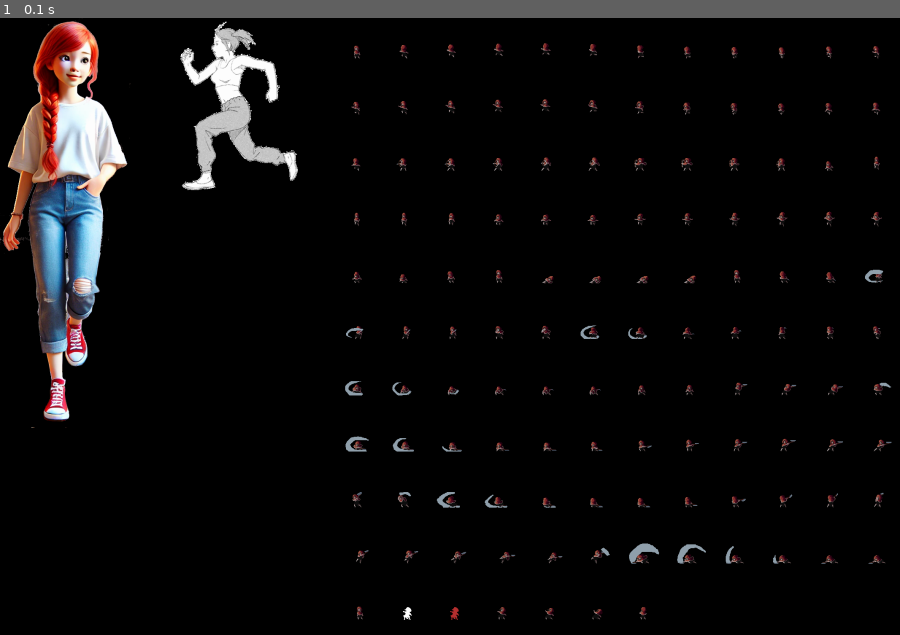
Above: before the commit, frame 1.
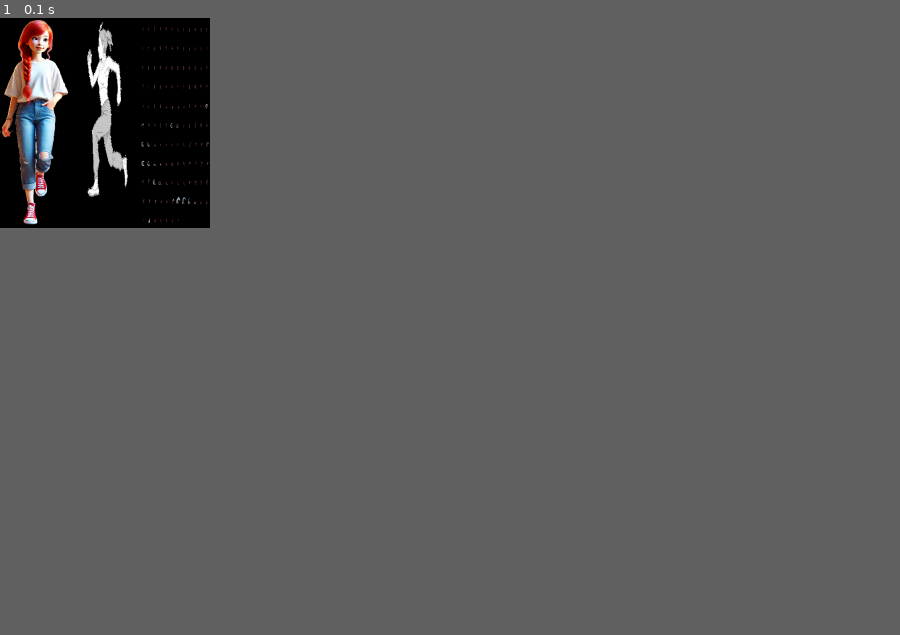
Above: after the commit, the same moment.

Repository: smer44/pygameplus
Game: pygame game, started from tests/placing/test_container_hbox_topdown.py
Same seed, same stepped clock (60 frames per second), same inputs: the game is played once before the commit and once after it.
Inputs:
- Up to frame 1 (0.1 s): no input
The window is 900x617 before the commit and 210x210 after it. Grey fills any space a smaller window leaves; there, only what the larger window draws over its background counts as a difference.

The runs differ from the first frame. In frame 1, 8.2% of the frame differs, in the area x 0-100%, y 0-98%.

Commit message:
there can be topdown or bottom up placer approaches
there can be topdown or bottom up placer approaches

Diff:
--- a/AbstractDrawable.py
+++ b/AbstractDrawable.py
@@ -5,6 +5,7 @@
 
     '''
     is_container = False
+    is_filler = False
     def __init__(self, name):
         assert isinstance(name, str)
         self.name = name
@@ -15,6 +16,26 @@
             self.dest_rect =self.placer.place(rect)
         else:
             self.dest_rect = rect
+
+    def need_scale(self,rect):
+        if self.is_filler:
+            return False
+        w0,h0 = self.get_size()
+        x,y,w,h = rect
+        return w0 != w or h0 != h
+
+
+
+
+    def place_scale_if_need(self,rect):
+        need_scale = self.need_scale(rect)
+        AbstractDrawable.place(self,rect)
+        if need_scale:
+            self.__scale__(rect[2:])
+
+
+
+
 
 
     def check_placer(self, placer):
--- a/Container.py
+++ b/Container.py
@@ -10,20 +10,23 @@
     def extend(self,*children):
         self.children.extend(children)
 
-    def place(self, rect = (0,0,0,0)):
+    #TODO - what to do if place_scale_if_need is called for container?
+
+    def place(self, rect = None):
         placer = self.placer
-        placer.place_start(rect)
+        placer.place_start(self,rect)
         for child in self.children:
-            # TODO - this is bottom-up placing approach:
-            child_size = child.get_size()
-            child_rect = placer.place_next(child_size)
-            child.place(child_rect)
+
+            placer.place_next(child)
+
         outer_rect = placer.place_finaly()
         self.dest_rect = outer_rect
 
 
+
+
     def debug_places(self):
-        return ", ".join(c.debug_places() for c in self.children)
+        return f"Container({self.dest_rect}):(" +   ", ".join(c.debug_places() for c in self.children) + ")"
 
     def get_size(self):
         return self.dest_rect[2:]
--- a/HBox.py
+++ b/HBoxBottomUp.py
@@ -1,7 +1,7 @@
 from MultiPlacer import MultiPlacer
 
 
-class HBox (MultiPlacer):
+class HBoxBottomUp (MultiPlacer):
 
     def __init__(self, name):
         MultiPlacer.__init__(self,name)
@@ -10,19 +10,24 @@
         self.xlast = None
         self.ylast = None
 
-    def place_start(self, rect):
+    def place_start(self, container,rect):
+        if rect is None:
+            rect = (0,0,0,0)
         self.rect = rect
         self.maxh = 0
         self.xlast = rect[0]
         self.ylast = rect[1]
 
 
-    def place_next(self,child_size):
+    def place_next(self,child):
+        child_size = child.get_size()
         w,h = child_size
         rect = (self.xlast, self.ylast, w,h)
         self.xlast += w
         self.maxh = max(self.maxh , h)
-        return rect
+
+        child.place(rect)
+
 
     def place_finaly(self):
         x,y,w,h = self.rect
--- /dev/null
+++ b/HBoxTopDown.py
@@ -0,0 +1,31 @@
+from MultiPlacer import MultiPlacer
+
+class HBoxTopDown (MultiPlacer):
+
+    def __init__(self, name):
+        MultiPlacer.__init__(self, name)
+        self.rect = None
+        self.xlast = None
+        self.ylast = None
+
+
+    def place_start(self, container,rect):
+        assert rect , f"HBoxTopDown : wrong {rect=}, can not be None for TopDown placer"
+        x,y,w,h = rect
+        assert w > 0 and h > 0 , f"HBoxTopDown : wront {rect=} dimentions for TopDown placer"
+        self.rect = rect
+        self.amount = len(container.children)
+        self.xlast = x
+        self.ylast = y
+        self.xstep = w / self.amount
+        self.xstepint = int(self.xstep)
+        self.h = h
+
+    def place_next(self, child):
+        rect = (int(self.xlast), self.ylast, self.xstepint, self.h)
+        self.xlast +=self.xstep
+
+        child.place_scale_if_need(rect)
+
+    def place_finaly(self):
+        return self.rect
--- a/Sprite.py
+++ b/Sprite.py
@@ -9,7 +9,7 @@
     You may define clipping of given surface by defining source_rect.
 
     '''
-
+    has_default_size = True
     def __init__(self, name, source_rect=None):
         DefaultSizeDrawable.__init__(self,name)
         self.source_rect = None
@@ -25,3 +25,8 @@
 
     def get_size(self):
         return self.surface.get_size()
+
+    #TODO - check how this works on animated images, they need to implement own scale method
+    def __scale__(self,wh):
+        surface = self.surface
+        self.surface = pygame.transform.scale(surface, wh)
--- a/tests/placing/test_container_hbox.py
+++ b/tests/placing/test_container_hbox_topdown.py
@@ -1,14 +1,13 @@
 from Container import Container
 from Game import Game
-from HBox import HBox
+from HBoxTopDown import HBoxTopDown
 from Sprite import Sprite
 
+
 co = Container("test container")
-hbox = HBox("text hbox")
+hbox = HBoxTopDown("text hbox top down")
 
 co.placer = hbox
-
-
 
 #load some images :
 
@@ -21,12 +20,10 @@
 obj3 = Sprite("test_image_load 3")
 obj3.load("../knife_3.png")
 
-
 co.extend(obj,obj2,obj3)
-co.place()
+rect =(0,0,500,500)
+co.place(rect)
 print(co.debug_places())
-
-
 
 game = Game()
 game.root = co
--- /dev/null
+++ b/tests/placing/test_container_hboxbottom_up.py
@@ -0,0 +1,36 @@
+from Container import Container
+from Game import Game
+from HBoxBottomUp import HBoxBottomUp
+from Sprite import Sprite
+
+co = Container("test container")
+hbox = HBoxBottomUp("text hbox bottom up")
+
+co.placer = hbox
+
+
+
+#load some images :
+
+obj = Sprite("test_image_load")
+obj.load("../mc_descengind_staircase.png")
+
+obj2 = Sprite("test_image_load 2")
+obj2.load(f"../run_girl_images/running_girl_1.png")
+
+obj3 = Sprite("test_image_load 3")
+obj3.load("../knife_3.png")
+
+
+co.extend(obj,obj2,obj3)
+co.place()
+print(co.debug_places())
+
+
+
+game = Game()
+game.root = co
+game.add(co)
+#game.updated.append(obj)
+
+game.run()
